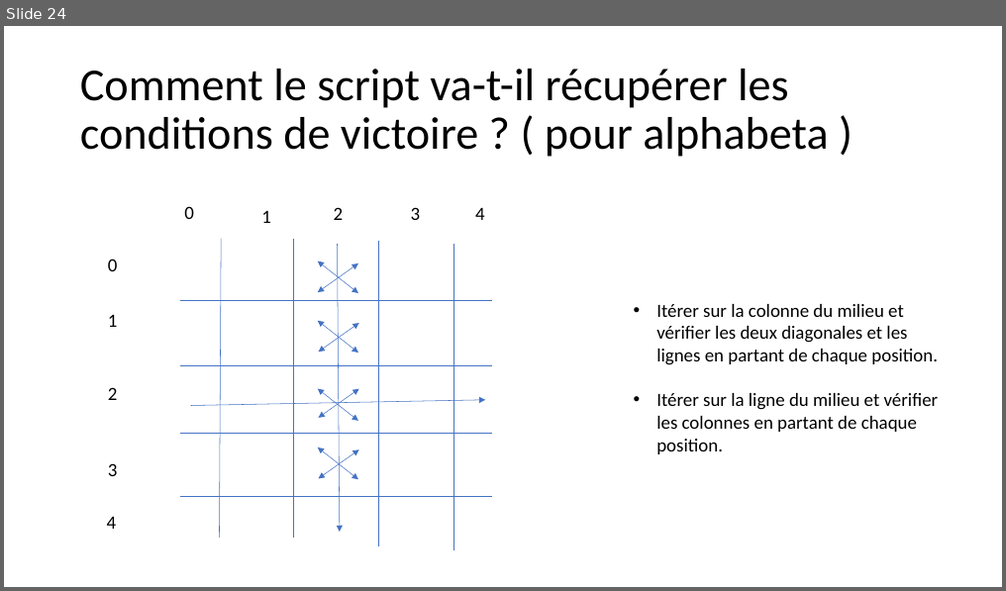
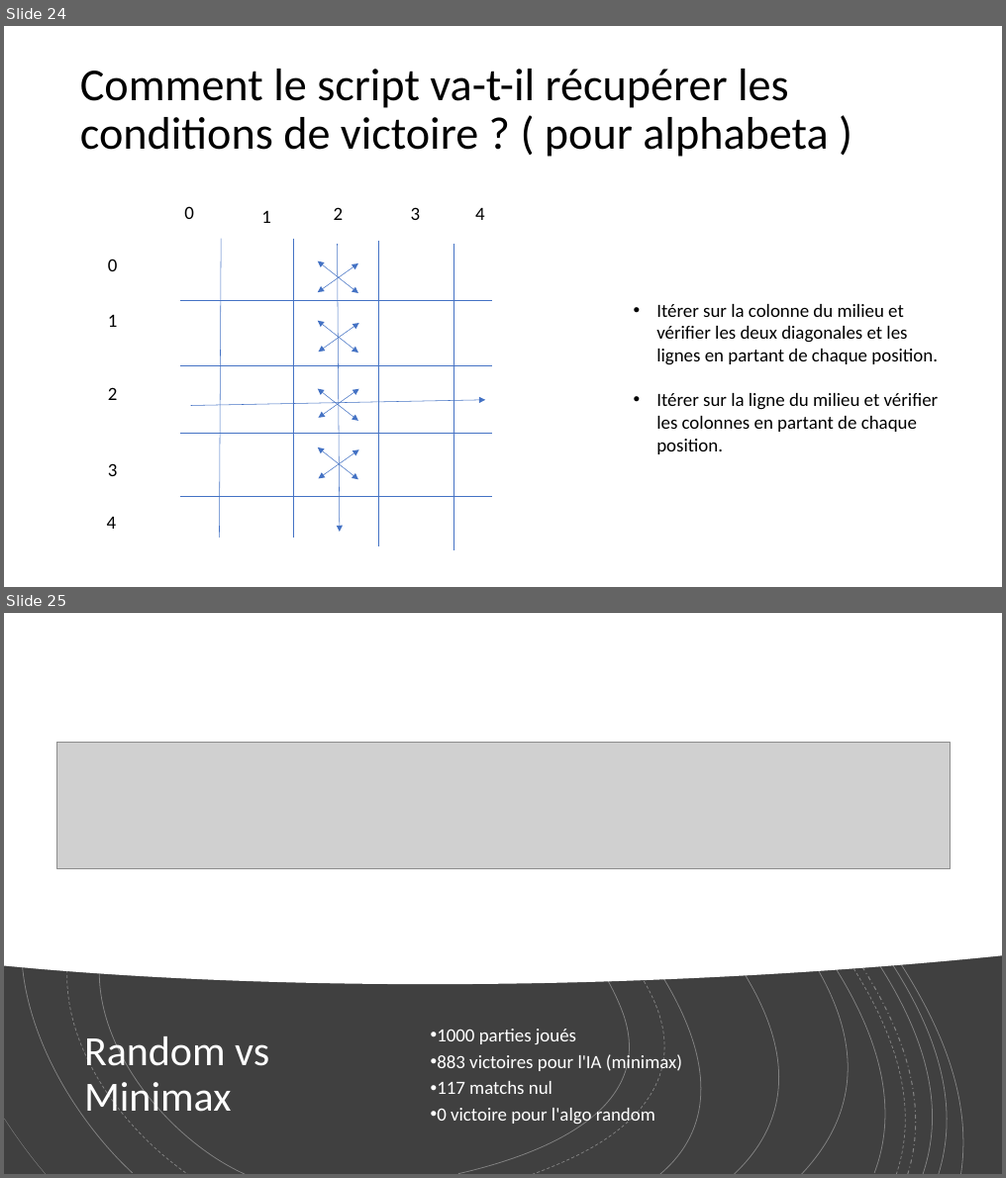
Before and after one commit to AdrienLEIB/iaproject, a slide deck: file/TIC TAC TOE.pptx. Shown one above the other, each under a label of ours: slide 24 before the commit, slides 24 and 25 after it. The pictures are 1006x591 and 1006x1178 pixels, drawn with LibreOffice and Linux fonts; fonts in the diff are those of the drawing; grey boxes stand for pictures. Boxes give left, top, right and bottom in pixels: in the first picture for what was removed or moved away, otherwise in the second. Text is boxed around its words. In the diff, an @@ line names an element or a change of style, - is before the commit and + after.

```diff
--- a/file/TIC TAC TOE.pptx
+++ b/file/TIC TAC TOE.pptx
@@ slide 25 added at box(4, 613, 1002, 1174), background #000000 @@
@@ rectangle added at box(4, 613, 1002, 1174), fill #404040 @@
@@ freeform shape added at box(4, 613, 1002, 984), fill #FFFFFF @@
@@ group added at box(4, 613, 1002, 1174): 19 freeform shapes @@
@@ picture added at box(56, 742, 950, 869) @@
@@ text added at box(84, 1033, 269, 1121), 40 pt, text #FFFFFF @@
+Random vs Minimax
@@ text added at box(437, 1029, 682, 1127), 18 pt, text #FFFFFF @@
+• 1000 parties joués
+• 883 victoires pour l'IA (minimax)
+• 117 matchs nul
+• 0 victoire pour l'algo random
```
Also in this commit, not shown: 5 other files.
